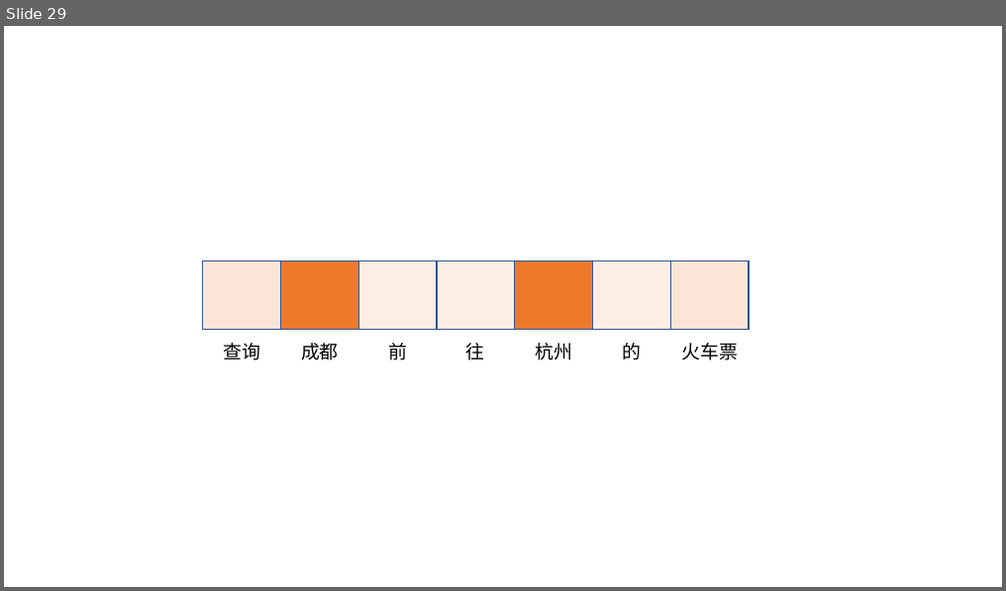
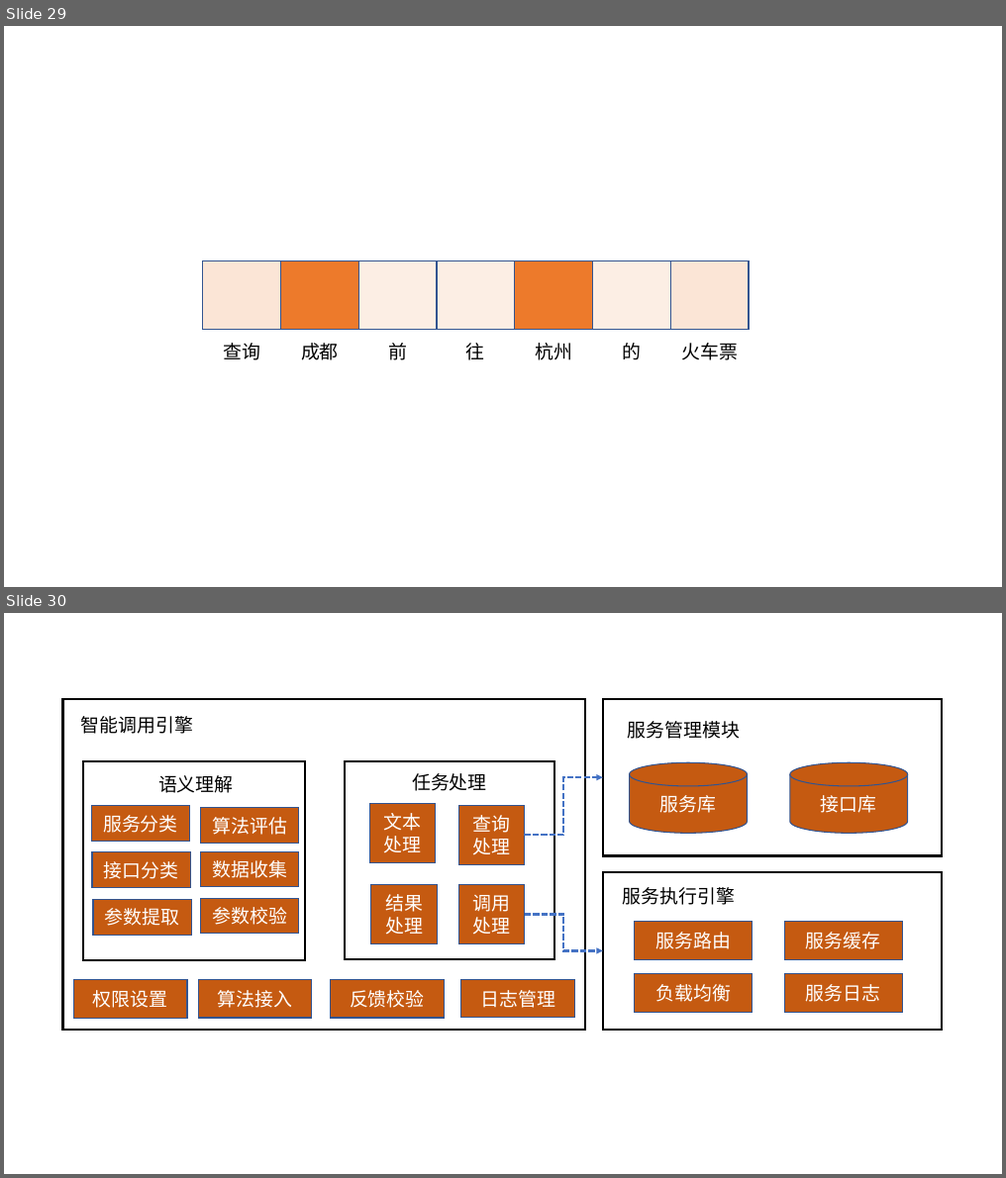
Before and after one commit to weixiao2333/zjuthesis-mphil, a slide deck: 论文图.pptx. Shown one above the other, each under a label of ours: slide 29 before the commit, slides 29 and 30 after it. The pictures are 1006x591 and 1006x1178 pixels, drawn with LibreOffice and Linux fonts; fonts in the diff are those of the drawing. Boxes give left, top, right and bottom in pixels: in the first picture for what was removed or moved away, otherwise in the second. Text is boxed around its words. In the diff, an @@ line names an element or a change of style, - is before the commit and + after.

```diff
--- a/论文图.pptx
+++ b/论文图.pptx
@@ slide 30 added at [4, 613, 1002, 1174], background #FFFFFF @@
@@ rectangle added at [63, 699, 586, 1030], outline #000000 2 pt @@
@@ rectangle added at [603, 699, 943, 857], outline #000000 2 pt @@
@@ text added at [81, 716, 193, 734], 18 pt, text #000000 @@
+智能调用引擎
@@ text added at [628, 721, 740, 739], 18 pt, text #000000 @@
+服务管理模块
@@ rectangle added at [83, 761, 305, 961], outline #000000 2 pt @@
@@ text added at [158, 775, 234, 793], 18 pt, text #000000 @@
+语义理解
@@ rectangle added at [345, 761, 554, 959], outline #000000 2 pt @@
@@ text added at [412, 773, 487, 791], 18 pt, text #000000 @@
+任务处理
@@ elbow arrow added from (525, 836) to (603, 777), #4472C4 2 pt dashed @@
@@ cylinder added at [629, 762, 746, 833], fill #C55A11, outline #325491 1 pt, 18 pt, text #FFFFFF @@
+服务库
@@ cylinder added at [790, 762, 908, 833], fill #C55A11, outline #325491 1 pt, 18 pt, text #FFFFFF @@
+接口库
@@ rectangle added at [91, 806, 190, 842], fill #C55A11, outline #325491 1 pt, 18 pt, text #FFFFFF @@
+服务分类
@@ rectangle added at [201, 808, 299, 843], fill #C55A11, outline #325491 1 pt, 18 pt, text #FFFFFF @@
+算法评估
@@ rectangle added at [369, 804, 436, 863], fill #C55A11, outline #325491 1 pt, 18 pt, text #FFFFFF @@
+文本处理
@@ rectangle added at [459, 805, 525, 864], fill #C55A11, outline #325491 1 pt, 18 pt, text #FFFFFF @@
+查询处理
@@ rectangle added at [92, 853, 190, 888], fill #C55A11, outline #325491 1 pt, 18 pt, text #FFFFFF @@
+接口分类
@@ rectangle added at [201, 852, 299, 887], fill #C55A11, outline #325491 1 pt, 18 pt, text #FFFFFF @@
+数据收集
@@ rectangle added at [603, 872, 943, 1030], outline #000000 2 pt @@
@@ rectangle added at [93, 900, 191, 935], fill #C55A11, outline #325491 1 pt, 18 pt, text #FFFFFF @@
+参数提取
@@ rectangle added at [201, 898, 299, 934], fill #C55A11, outline #325491 1 pt, 18 pt, text #FFFFFF @@
+参数校验
@@ rectangle added at [371, 884, 438, 944], fill #C55A11, outline #325491 1 pt, 18 pt, text #FFFFFF @@
+结果处理
@@ rectangle added at [459, 884, 525, 944], fill #C55A11, outline #325491 1 pt, 18 pt, text #FFFFFF @@
+调用处理
@@ text added at [623, 887, 735, 905], 18 pt, text #000000 @@
+服务执行引擎
@@ elbow arrow added from (525, 915) to (603, 952), #4472C4 2 pt dashed @@
@@ rectangle added at [635, 922, 752, 959], fill #C55A11, outline #325491 1 pt, 18 pt, text #FFFFFF @@
+服务路由
@@ rectangle added at [784, 922, 902, 959], fill #C55A11, outline #325491 1 pt, 18 pt, text #FFFFFF @@
+服务缓存
@@ rectangle added at [73, 980, 187, 1019], fill #C55A11, outline #325491 1 pt, 18 pt, text #FFFFFF @@
+权限设置
@@ rectangle added at [198, 980, 312, 1018], fill #C55A11, outline #325491 1 pt, 18 pt, text #FFFFFF @@
+算法接入
@@ rectangle added at [331, 980, 445, 1018], fill #C55A11, outline #325491 1 pt, 18 pt, text #FFFFFF @@
+反馈校验
@@ rectangle added at [461, 980, 575, 1018], fill #C55A11, outline #325491 1 pt, 18 pt, text #FFFFFF @@
+日志管理
@@ rectangle added at [635, 973, 752, 1012], fill #C55A11, outline #325491 1 pt, 18 pt, text #FFFFFF @@
+负载均衡
@@ rectangle added at [784, 973, 902, 1012], fill #C55A11, outline #325491 1 pt, 18 pt, text #FFFFFF @@
+服务日志
```
Also in this commit, not shown: 3 other files.
